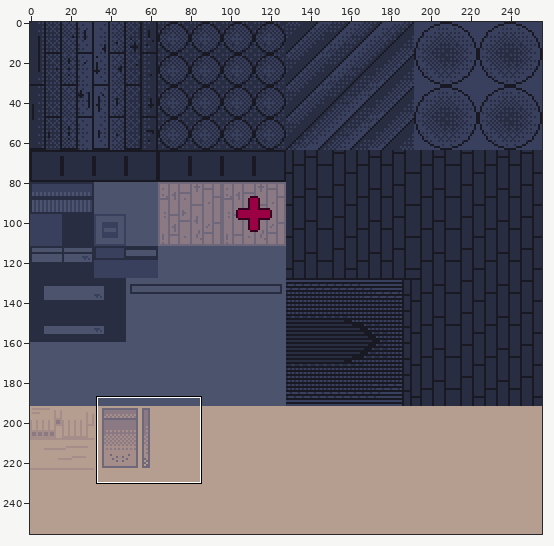
Pixel-art file: assets/obj/ase_dreadzone_texture.aseprite. The picture above shows the old version from afar; the outline marks the close-up.
Close-up. First the earlier version:
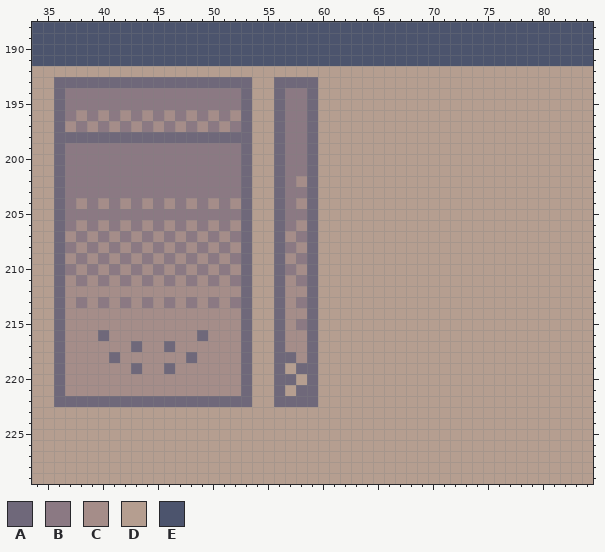
256x256 pixels, 1 frame. Shown: x 34..84, y 188..229.
Palette (. is transparent): A #6f687a  B #8b7983  C #a58d89  D #b59e90  E #4c546d
Pixels before, first column x 34:
188 EEEEEEEEEEEEEEEEEEEEEEEEEEEEEEEEEEEEEEEEEEEEEEEEEEE
189 EEEEEEEEEEEEEEEEEEEEEEEEEEEEEEEEEEEEEEEEEEEEEEEEEEE
190 EEEEEEEEEEEEEEEEEEEEEEEEEEEEEEEEEEEEEEEEEEEEEEEEEEE
191 EEEEEEEEEEEEEEEEEEEEEEEEEEEEEEEEEEEEEEEEEEEEEEEEEEE
192 DDDDDDDDDDDDDDDDDDDDDDDDDDDDDDDDDDDDDDDDDDDDDDDDDDD
193 DDAAAAAAAAAAAAAAAAAADDAAAADDDDDDDDDDDDDDDDDDDDDDDDD
194 DDABBBBBBBBBBBBBBBBADDABBADDDDDDDDDDDDDDDDDDDDDDDDD
195 DDABBBBBBBBBBBBBBBBADDABBADDDDDDDDDDDDDDDDDDDDDDDDD
196 DDABCBCBCBCBCBCBCBCADDABBADDDDDDDDDDDDDDDDDDDDDDDDD
197 DDACBCBCBCBCBCBCBCBADDABBADDDDDDDDDDDDDDDDDDDDDDDDD
198 DDAAAAAAAAAAAAAAAAAADDABBADDDDDDDDDDDDDDDDDDDDDDDDD
199 DDABBBBBBBBBBBBBBBBADDABBADDDDDDDDDDDDDDDDDDDDDDDDD
200 DDABBBBBBBBBBBBBBBBADDABBADDDDDDDDDDDDDDDDDDDDDDDDD
201 DDABBBBBBBBBBBBBBBBADDABBADDDDDDDDDDDDDDDDDDDDDDDDD
202 DDABBBBBBBBBBBBBBBBADDABCADDDDDDDDDDDDDDDDDDDDDDDDD
203 DDABBBBBBBBBBBBBBBBADDABBADDDDDDDDDDDDDDDDDDDDDDDDD
204 DDABCBCBCBCBCBCBCBCADDABCADDDDDDDDDDDDDDDDDDDDDDDDD
205 DDABBBBBBBBBBBBBBBBADDABBADDDDDDDDDDDDDDDDDDDDDDDDD
206 DDABCBCBCBCBCBCBCBCADDABCADDDDDDDDDDDDDDDDDDDDDDDDD
207 DDACBCBCBCBCBCBCBCBADDACBADDDDDDDDDDDDDDDDDDDDDDDDD
208 DDABCBCBCBCBCBCBCBCADDABCADDDDDDDDDDDDDDDDDDDDDDDDD
209 DDACBCBCBCBCBCBCBCBADDACBADDDDDDDDDDDDDDDDDDDDDDDDD
210 DDABCBCBCBCBCBCBCBCADDABCADDDDDDDDDDDDDDDDDDDDDDDDD
211 DDACBCBCBCBCBCBCBCBADDACBADDDDDDDDDDDDDDDDDDDDDDDDD
212 DDACCCCCCCCCCCCCCCCADDACCADDDDDDDDDDDDDDDDDDDDDDDDD
213 DDACBCBCBCBCBCBCBCBADDACBADDDDDDDDDDDDDDDDDDDDDDDDD
214 DDACCCCCCCCCCCCCCCCADDACCADDDDDDDDDDDDDDDDDDDDDDDDD
215 DDACCCCCCCCCCCCCCCCADDACBADDDDDDDDDDDDDDDDDDDDDDDDD
216 DDACCCACCCCCCCCACCCADDACCADDDDDDDDDDDDDDDDDDDDDDDDD
217 DDACCCCCCACCACCCCCCADDACCADDDDDDDDDDDDDDDDDDDDDDDDD
218 DDACCCCACCCCCCACCCCADDAACADDDDDDDDDDDDDDDDDDDDDDDDD
219 DDACCCCCCACCACCCCCCADDADAADDDDDDDDDDDDDDDDDDDDDDDDD
220 DDACCCCCCCCCCCCCCCCADDAADADDDDDDDDDDDDDDDDDDDDDDDDD
221 DDACCCCCCCCCCCCCCCCADDADAADDDDDDDDDDDDDDDDDDDDDDDDD
222 DDAAAAAAAAAAAAAAAAAADDAAAADDDDDDDDDDDDDDDDDDDDDDDDD
223 DDDDDDDDDDDDDDDDDDDDDDDDDDDDDDDDDDDDDDDDDDDDDDDDDDD
224 DDDDDDDDDDDDDDDDDDDDDDDDDDDDDDDDDDDDDDDDDDDDDDDDDDD
225 DDDDDDDDDDDDDDDDDDDDDDDDDDDDDDDDDDDDDDDDDDDDDDDDDDD
226 DDDDDDDDDDDDDDDDDDDDDDDDDDDDDDDDDDDDDDDDDDDDDDDDDDD
227 DDDDDDDDDDDDDDDDDDDDDDDDDDDDDDDDDDDDDDDDDDDDDDDDDDD
228 DDDDDDDDDDDDDDDDDDDDDDDDDDDDDDDDDDDDDDDDDDDDDDDDDDD
229 DDDDDDDDDDDDDDDDDDDDDDDDDDDDDDDDDDDDDDDDDDDDDDDDDDD
The result:
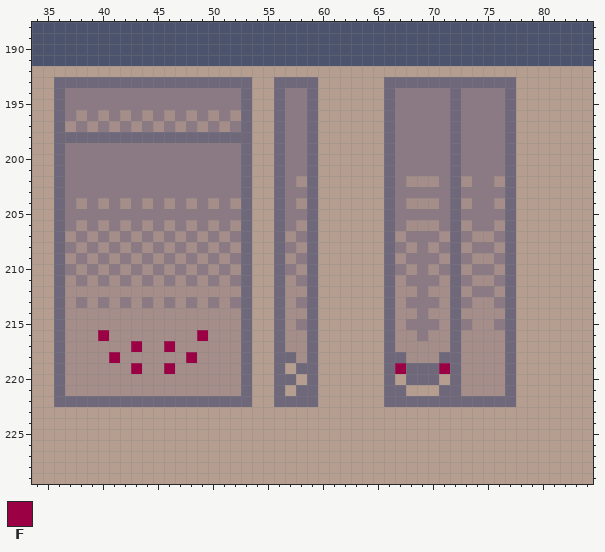
Colours new in this view: F #9c0044
The commit says: Slug textured and UV mapped properly.
Diff:
layer "Creatures/Slug" added
Layers "Creatures/Slug", "Creatures/Spider":
The author changed colour D to colour A in row 193 at x 66 to 77; in rows 194 to 217 at x 66, 72 and 77; in row 218 at x 66 to 67, 71 to 72 and 77; in rows 219 to 220 at x 66, 68 to 70, 72 and 77; in row 221 at x 66 to 67, 71 to 72 and 77; in row 222 at x 66 to 77.
The author changed colour D to colour B in rows 194 to 201 at x 67 to 71 and 73 to 76; in row 202 at x 67, 71 and 74 to 75; in row 203 at x 67 to 71 and 73 to 76; in row 204 at x 67, 71 and 74 to 75; in row 205 at x 67 to 71 and 73 to 76; in row 206 at x 67, 71 and 74 to 75.
The author changed colour D to colour B in row 207 at x 68 to 70, 73 and 76; in row 208 at x 67, 69, 71 and 74 to 75; in row 209 at x 68 to 70, 73 and 76; in row 210 at x 67, 69, 71 and 74 to 75; in row 211 at x 68 to 70, 73 and 76; in row 212 at x 69 and 74 to 75.
The author changed colour D to colour B in row 213 at x 68 to 70, 73 and 76; in row 214 at x 69; in row 215 at x 68 to 70, 73 and 76; in row 216 at x 69.
The author changed colour D to colour C in row 202 at x 68 to 70, 73 and 76; in row 204 at x 68 to 70, 73 and 76; in row 206 at x 68 to 70, 73 and 76; in row 207 at x 67, 71 and 74 to 75; in row 208 at x 68, 70, 73 and 76; in row 209 at x 67, 71 and 74 to 75.
The author changed colour D to colour C in row 210 at x 68, 70, 73 and 76; in row 211 at x 67, 71 and 74 to 75; in row 212 at x 67 to 68, 70 to 71, 73 and 76; in row 213 at x 67, 71 and 74 to 75; in row 214 at x 67 to 68, 70 to 71 and 73 to 76; in row 215 at x 67, 71 and 74 to 75.
The author changed colour D to colour C in row 216 at x 67 to 68, 70 to 71 and 73 to 76; in row 217 at x 67 to 71 and 73 to 76; in row 218 at x 68 to 70 and 73 to 76; in rows 219 to 221 at x 73 to 76.
The author changed colour A to colour F in row 216 at x 40 and 49; in row 217 at x 43 and 46; in row 218 at x 41 and 48; in row 219 at x 43 and 46.
The author changed colour D to colour F in row 219 at x 67 and 71.
